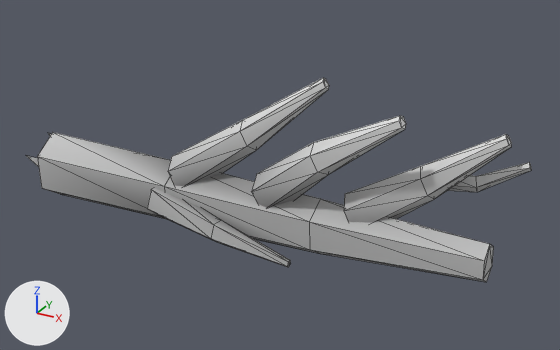
Renders of the glTF model assets/models/fiordland/props/driftwood.glb from each side of a commit.
Rendered twice from a 50 mm camera at (2.77, -4.41, 2.84) aimed at (0.29, 0.11, 0.58). Every picture has the same lights, and +X, +Y and +Z are marked at lower left. The older version comes first. Mesh edges are drawn as thin lines. Vertices at exactly the same position are counted once.

Objects in the first picture: 'Driftwood'.
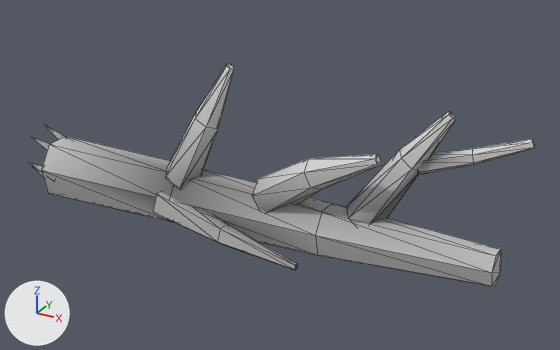
The change in detail:
me_driftwood is used by ob_driftwood; location (0.0, 0.0, 0.0).
me_driftwood had 132 vertices, 224 faces and spanned x -2.0..2.0, y -0.31..0.31, z 0.0..1.35.
me_driftwood now has 154 vertices, 256 faces and spans x -2.0..2.0, y -0.31..0.31, z 0.0..1.35.
me_driftwood part 1: the loose piece of 15 vertices spanning x -0.69..0.58, y -0.31..-0.01, z 0.1..0.37 is scaled about its middle by (1, 1, 0.935), then moved by (0.05, 0.0, -0.02).
me_driftwood part 2: the loose piece of 24 vertices spanning x -1.82..1.87, y -0.21..0.24, z 0.0..0.57 is rebuilt with 28 vertices and now spans x -1.77..1.93, y -0.23..0.26, z 0.0..0.51.
me_driftwood part 3: the loose piece of 18 vertices spanning x -0.59..0.65, y -0.12..0.17, z 0.3..1.35 is rebuilt with 18 vertices and now spans x -0.65..-0.09, y -0.12..0.17, z 0.35..1.35.
me_driftwood part 4: the loose piece of 18 vertices spanning x 0.84..1.89, y -0.1..0.19, z 0.3..1.18 is rebuilt with 18 vertices and now spans x 0.86..1.52, y -0.09..0.2, z 0.33..1.25.
me_driftwood part 5: the loose piece of 18 vertices spanning x 0.16..1.31, y -0.22..0.12, z 0.33..1.29 is rebuilt with 18 vertices and now spans x 0.17..1.17, y -0.24..0.12, z 0.3..1.03.
me_driftwood part 6: the loose piece of 12 vertices spanning x 1.32..2.0, y 0.03..0.28, z 0.71..0.97 is rebuilt with 18 vertices and now spans x 1.28..2.0, y 0.08..0.27, z 0.79..1.13.
me_driftwood part 7: the loose piece of 4 vertices spanning x -2.0..-1.7, y 0.04..0.15, z 0.36..0.49 is rebuilt with 4 vertices and now spans x -2.0..-1.63, y 0.04..0.13, z 0.4..0.57.
me_driftwood part 8: the loose piece of 4 vertices spanning x -2.0..-1.7, y -0.17..-0.06, z 0.24..0.38 is deleted.
Part 9, on me_driftwood:
20 vertices are added at x -2.0..-1.63, y -0.21..0.21, z 0.08..0.53.
20 new faces join them.
Other edits to the shape of me_driftwood do not show in these pictures.

Boxes (x1, y1, x2, y2) around the edits, measured in the pictures (560 x 350 px; the box of a moved part takes in the faces that stretch with it):
'Driftwood', reshaped (9% taller)
    before: (27, 78, 532, 282)
    after: (30, 64, 535, 286)
part 1 of me_driftwood, moved or reshaped
    before: (147, 188, 291, 267)
    after: (153, 192, 298, 270)
part 2 of me_driftwood, rebuilt
    before: (37, 132, 494, 282)
    after: (41, 136, 502, 286)
part 3 of me_driftwood, rebuilt (57% narrower, 16% taller)
    before: (168, 78, 329, 186)
    after: (165, 64, 234, 189)
part 4 of me_driftwood, rebuilt (34% narrower, 26% taller)
    before: (344, 134, 511, 223)
    after: (346, 111, 456, 223)
part 5 of me_driftwood, rebuilt (17% narrower, 37% shorter)
    before: (251, 116, 406, 208)
    after: (252, 154, 381, 212)
part 6 of me_driftwood, rebuilt
    before: (447, 162, 532, 192)
    after: (417, 139, 535, 175)
part 7 of me_driftwood, rebuilt (not visible before)
    after: (46, 126, 65, 140)
part 8 of me_driftwood, deleted (mostly hidden)
    before: (27, 156, 39, 167)
part 9 of me_driftwood, added (mostly hidden)
    after: (30, 137, 49, 176)
